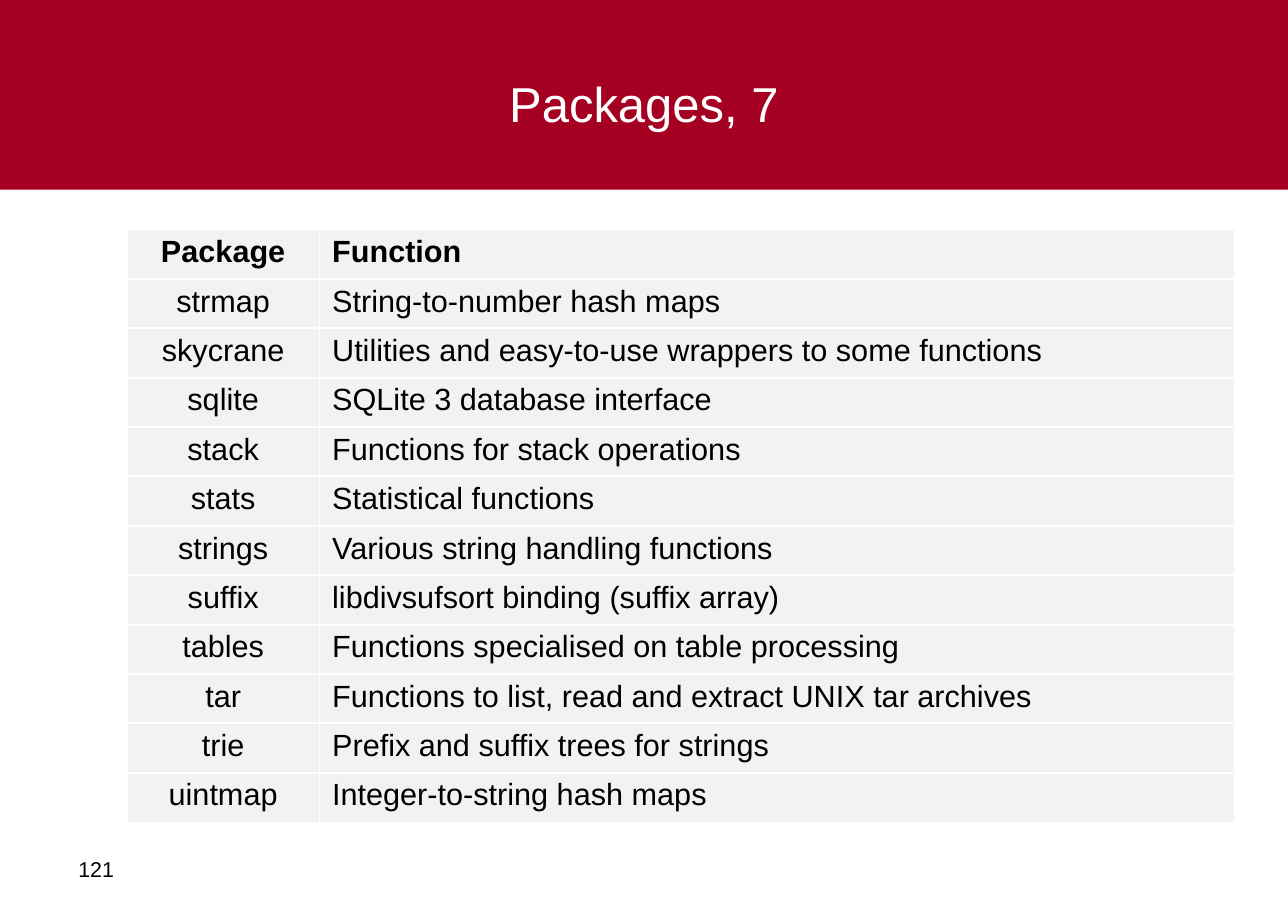
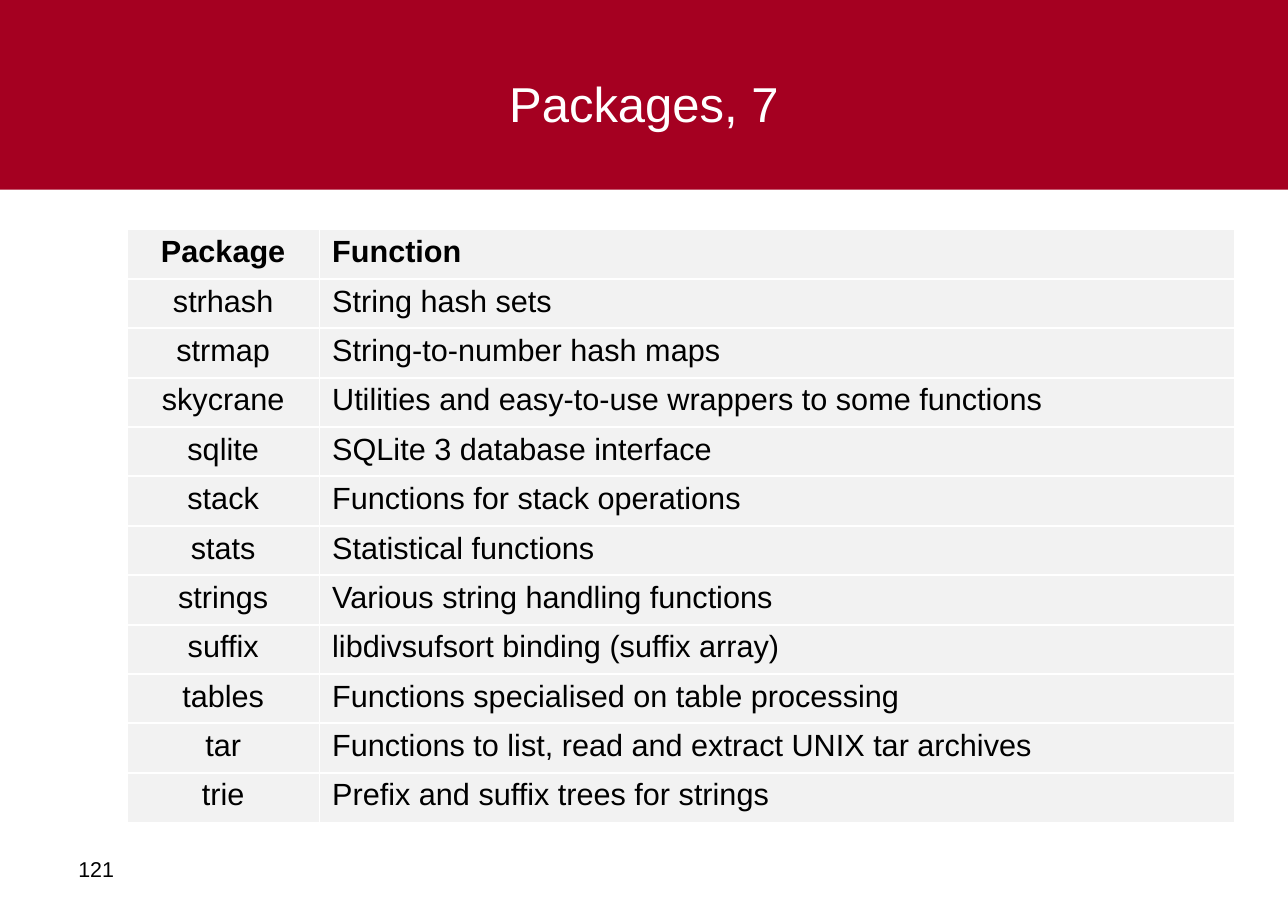
Before and after one commit to al-agena/Agena, a slide deck: slide 121 of doc/agena-crashcourse.ppt. Drawn at 1288x911 pixels with LibreOffice and Linux fonts; fonts in the diff are those of the drawing; background and template pictures are left out. Boxes give left, top, right and bottom in pixels: in the first picture for what was removed or moved away, otherwise in the second. Text is boxed around its words. In the diff, an @@ line names an element or a change of style, - is before the commit and + after.

```diff
--- a/doc/agena-crashcourse.ppt
+++ b/doc/agena-crashcourse.ppt
@@ table at box(127, 229, 1234, 819) @@
+row 2: strhash | String hash sets
-row 12: uintmap | Integer-to-string hash maps
```
Also in this commit, not shown: 7 other slides changed, 6 other files.
